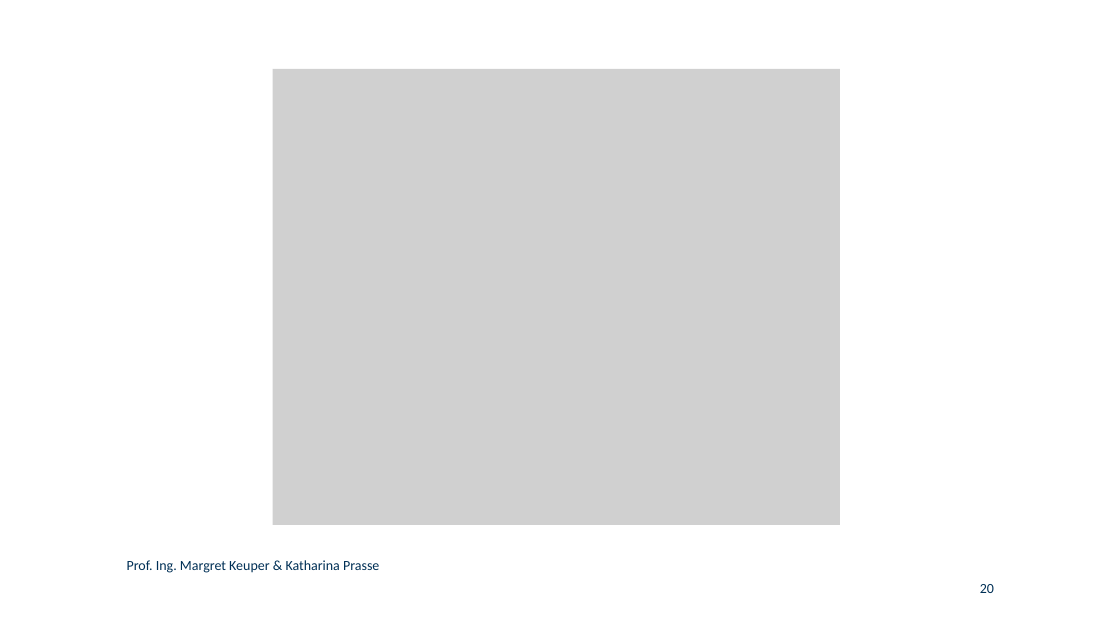
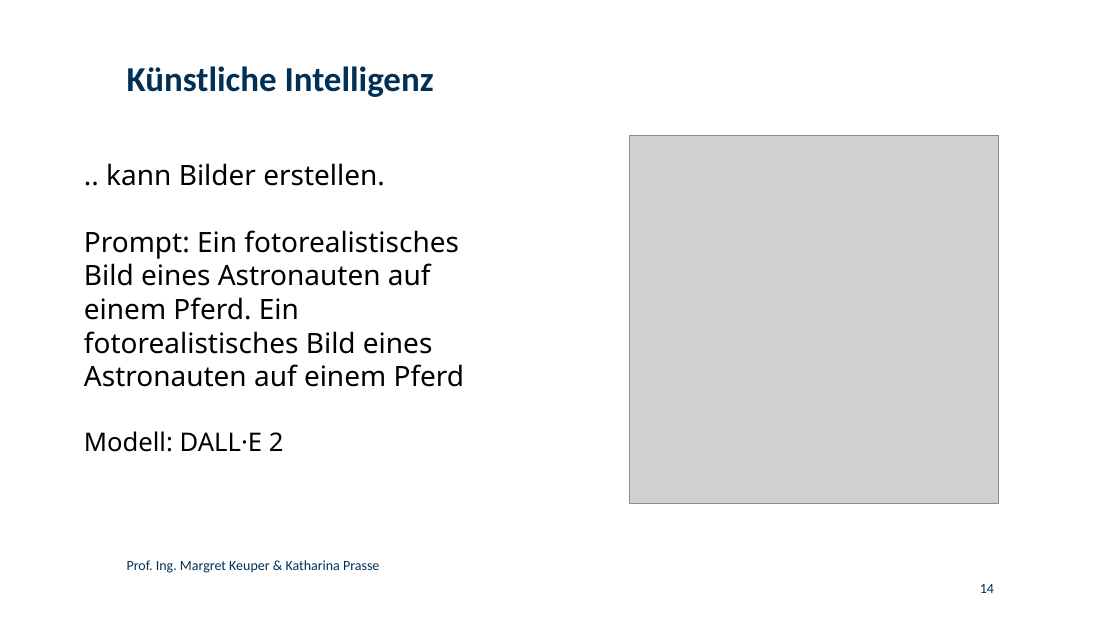
Before and after one commit to KathPra/Pixel-Power, a slide deck: slide 14 of folien_GirlsDay.odp (slide 20 before the commit). Drawn at 1120x630 pixels with LibreOffice and Linux fonts; fonts in the diff are those of the drawing; grey boxes stand for pictures; background and template pictures are left out. Boxes give left, top, right and bottom in pixels: in the first picture for what was removed or moved away, otherwise in the second. Text is boxed around its words. In the diff, an @@ line names an element or a change of style, - is before the commit and + after.

```diff
--- a/folien_GirlsDay.odp
+++ b/folien_GirlsDay.odp
@@ title added at box(127, 66, 434, 97), 30 pt, text #003056, bold @@
+Künstliche Intelligenz
@@ picture: place and size @@
-picture at box(273, 69, 840, 525)
+picture at box(630, 135, 999, 504)
@@ text added at box(84, 163, 465, 452), 24 pt, text #000000 @@
+.. kann Bilder erstellen.
+Prompt: Ein fotorealistisches Bild eines Astronauten auf einem Pferd. Ein fotorealistisches Bild eines Astronauten auf einem Pferd
+Modell: DALL·E 2
@@ page number at box(980, 584, 994, 593): text changed @@
-20
+14
```
Also in this commit, not shown: 5 other slides changed, 14 slides removed.
